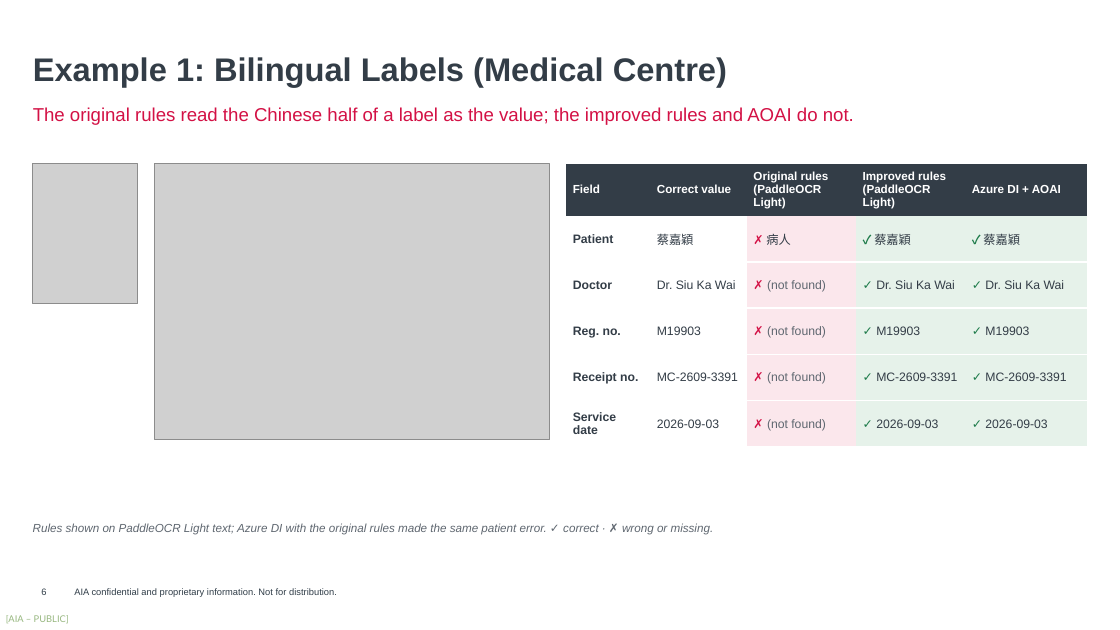
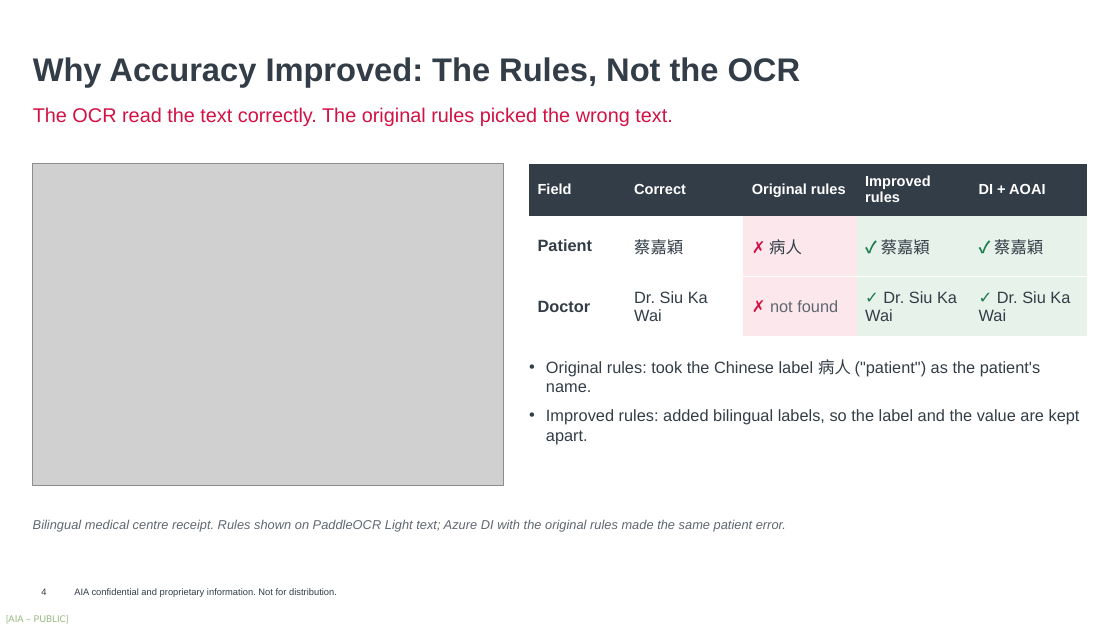
Before and after one commit to harrysokool/playground, a slide deck: slide 4 of ppt/ocr_benchmark/current/OCR_Benchmark_V2.pptx (slide 6 before the commit). Drawn at 1120x630 pixels with LibreOffice and Linux fonts; fonts in the diff are those of the drawing; grey boxes stand for pictures; background and template pictures are left out. Boxes give left, top, right and bottom in pixels: in the first picture for what was removed or moved away, otherwise in the second. Text is boxed around its words. In the diff, an @@ line names an element or a change of style, - is before the commit and + after.

```diff
--- a/ppt/ocr_benchmark/current/OCR_Benchmark_V2.pptx
+++ b/ppt/ocr_benchmark/current/OCR_Benchmark_V2.pptx
@@ text at (33, 57, 801, 87): text changed @@
-Example 1: Bilingual Labels (Medical Centre)
+Why Accuracy Improved: The Rules, Not the OCR
@@ text at (33, 107, 672, 126): text changed; size 16 to 17 pt @@
-The original rules read the Chinese half of a label as the value; the improved rules and AOAI do not.
+The OCR read the text correctly. The original rules picked the wrong text.
@@ picture: place and size @@
-picture at (155, 164, 549, 440)
+picture at (33, 164, 503, 486)
@@ picture removed at (33, 164, 138, 304) @@
@@ table at (529, 164, 1087, 337) @@
-row 1: Field | Correct value | Original rules (PaddleOCR Light) | Improved rules (PaddleOCR Light) | Azure DI + AOAI
+row 1: Field | Correct | Original rules | Improved rules | DI + AOAI
-row 3: Doctor | Dr. Siu Ka Wai | ✗ (not found) | ✓ Dr. Siu Ka Wai | ✓ Dr. Siu Ka Wai
-row 4: Reg. no. | M19903 | ✗ (not found) | ✓ M19903 | ✓ M19903
-row 5: Receipt no. | MC-2609-3391 | ✗ (not found) | ✓ MC-2609-3391 | ✓ MC-2609-3391
-row 6: Service date | 2026-09-03 | ✗ (not found) | ✓ 2026-09-03 | ✓ 2026-09-03
+row 3: Doctor | Dr. Siu Ka Wai | ✗ not found | ✓ Dr. Siu Ka Wai | ✓ Dr. Siu Ka Wai
@@ table: place and size @@
-table at (566, 164, 1087, 447)
+table at (529, 164, 1087, 337)
@@ text added at (546, 359, 1080, 445), 14 pt, text #333D47 @@
+• Original rules: took the Chinese label 病人 ("patient") as the patient's name.
+• Improved rules: added bilingual labels, so the label and the value are kept apart.
@@ text at (33, 519, 786, 532): text changed; size 10 to 11 pt @@
-Rules shown on PaddleOCR Light text; Azure DI with the original rules made the same patient error. ✓ correct · ✗ wrong or missing.
+Bilingual medical centre receipt. Rules shown on PaddleOCR Light text; Azure DI with the original rules made the same patient error.
@@ page number at (41, 589, 46, 595): text changed @@
-6
+4
```
Also in this commit, not shown: 1 other slide changed, 6 slides added, 10 slides removed, 40 other files.
